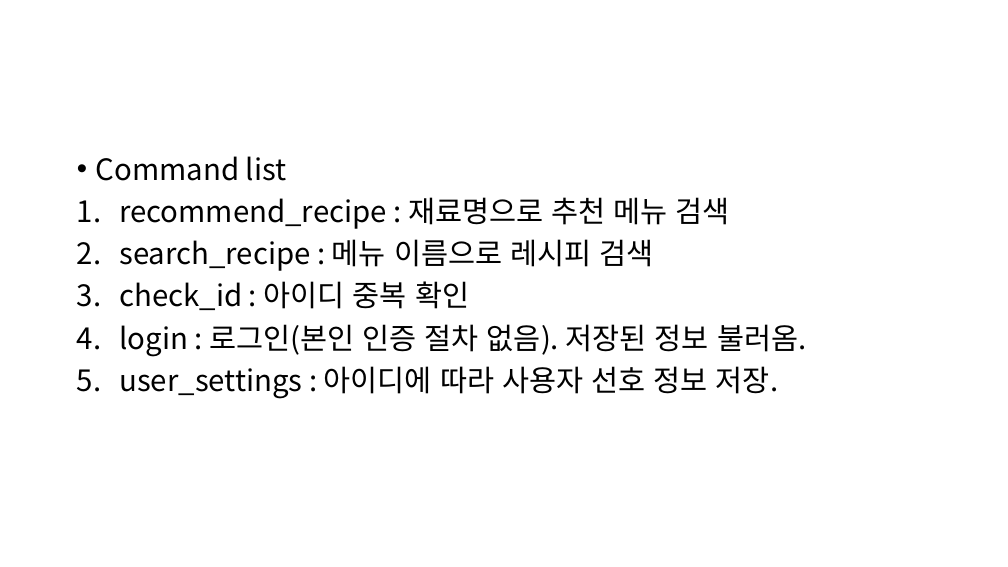
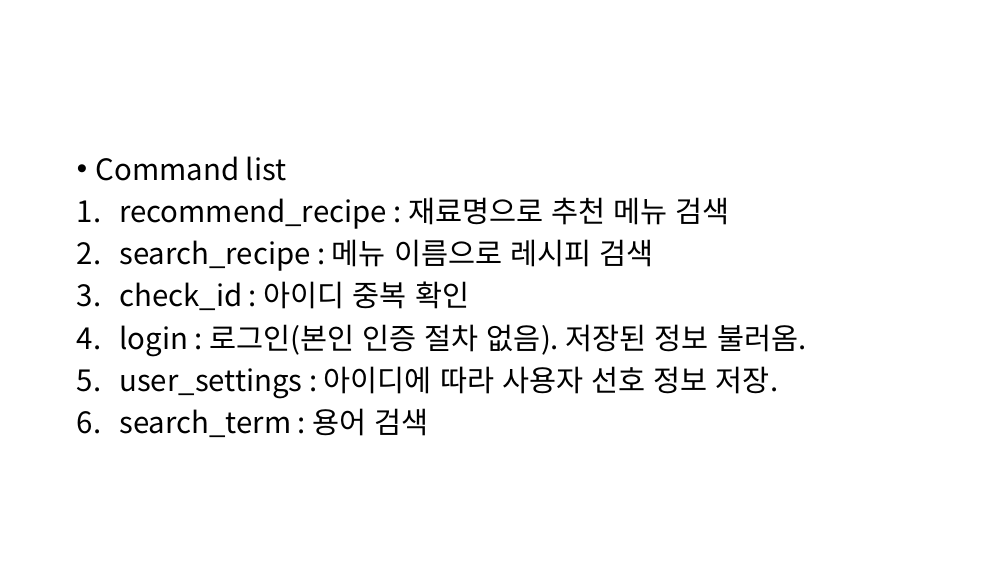
Before and after one commit to csy9608/capstone_chatbot, a slide deck: slide 3 of 설계도.pptx. Drawn at 1008x567 pixels with LibreOffice and Linux fonts; fonts in the diff are those of the drawing. Boxes give left, top, right and bottom in pixels: in the first picture for what was removed or moved away, otherwise in the second. Text is boxed around its words. In the diff, an @@ line names an element or a change of style, - is before the commit and + after.

```diff
--- a/설계도.pptx
+++ b/설계도.pptx
@@ text at (119,408,429,437): paragraph added @@
+6. search_term : 용어 검색
```
Also in this commit, not shown: 1 other slide changed, 2 other files.
